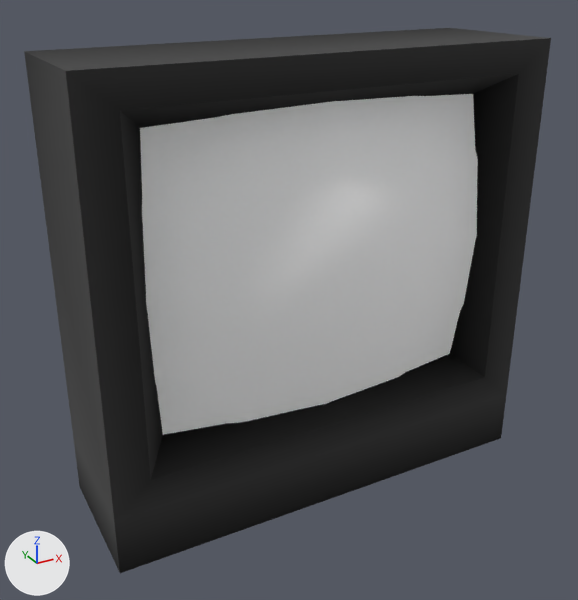
The glTF model assets/crt.glb as it was, and as the next commit left it.
One viewpoint serves both versions: a camera (50 mm lens) standing at (-4.48, -8.33, 3.68) and looking at (0.37, 0.5, -0.73). The axes (+X, +Y, +Z) are drawn at lower left. The lights are the same throughout. Vertices at the same position are counted once.

Before the edit, the objects in view are built like this:
```python
me_circle_001 = bpy.data.meshes.new('Circle.001')
me_circle_001.from_pydata(...)  # 59 vertices, 94 faces; spans x -2.78..2.79, y -1.54..3.7, z -2.67..2.74
# faces by material slot: [8, 62, 8, 8, 8]
me_circle_001.materials.append(mat_f3d_offscreen00)
me_circle_001.materials.append(mat_f3dlite_crt)
me_circle_001.materials.append(mat_f3d_offscreen01)
me_circle_001.materials.append(mat_f3d_offscreen10)
me_circle_001.materials.append(mat_f3d_offscreen11)
ob_crt = bpy.data.objects.new('CRT', me_circle_001)
ob_crt.location = (0.0, 0.0, 0.0)
```
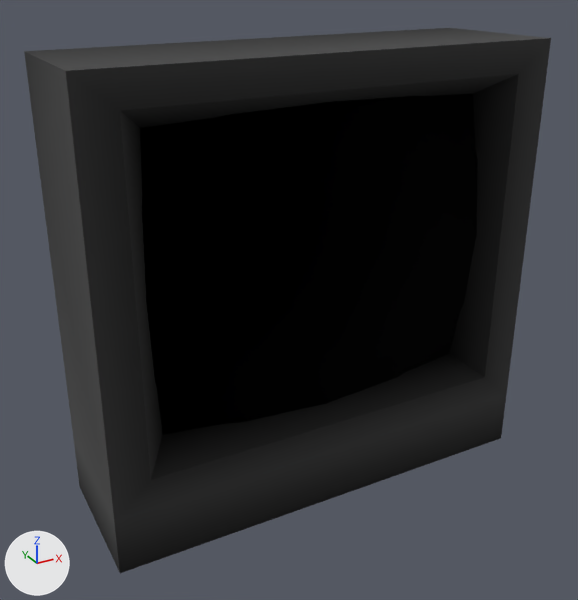
The change in detail:
me_circle_001 has 59 vertices, 94 faces and spans x -2.78..2.79, y -1.54..3.7, z -2.67..2.74.
me_circle_001 is used by ob_crt; location (0.0, 0.0, 0.0).
me_circle_001 part 1: 32 faces centred in x -1.87..1.89, y -1.47..-0.97, z -1.18..1.98 are repainted in the vertex colours; the middle colour goes from white #ffffff to black #000000.

Pixel boxes (x1, y1, x2, y2) of what changed, in the pictures (578 x 600 px):
part 1 of me_circle_001, recoloured (white to black)
    both: (140, 94, 478, 435)
